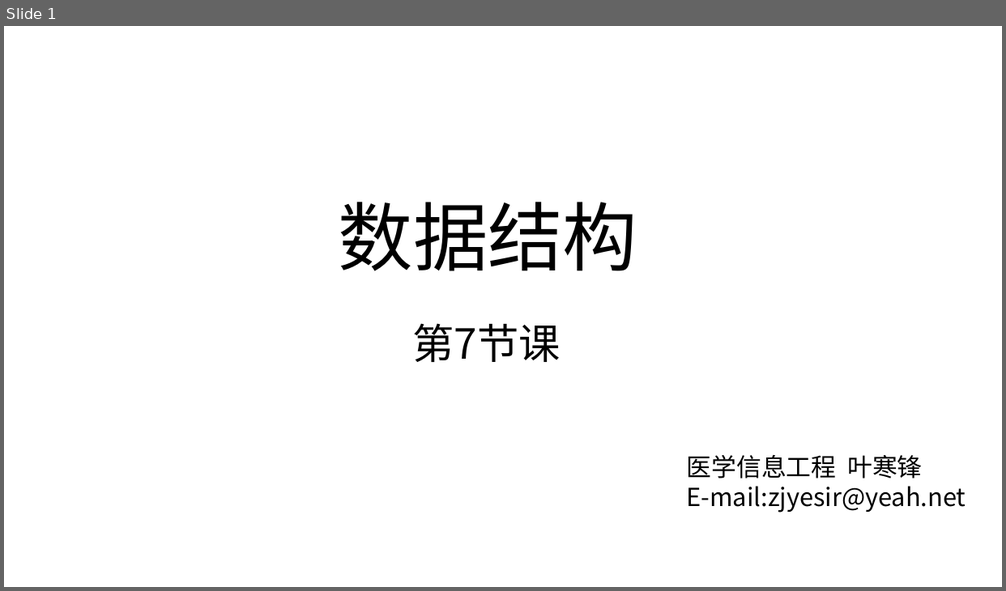
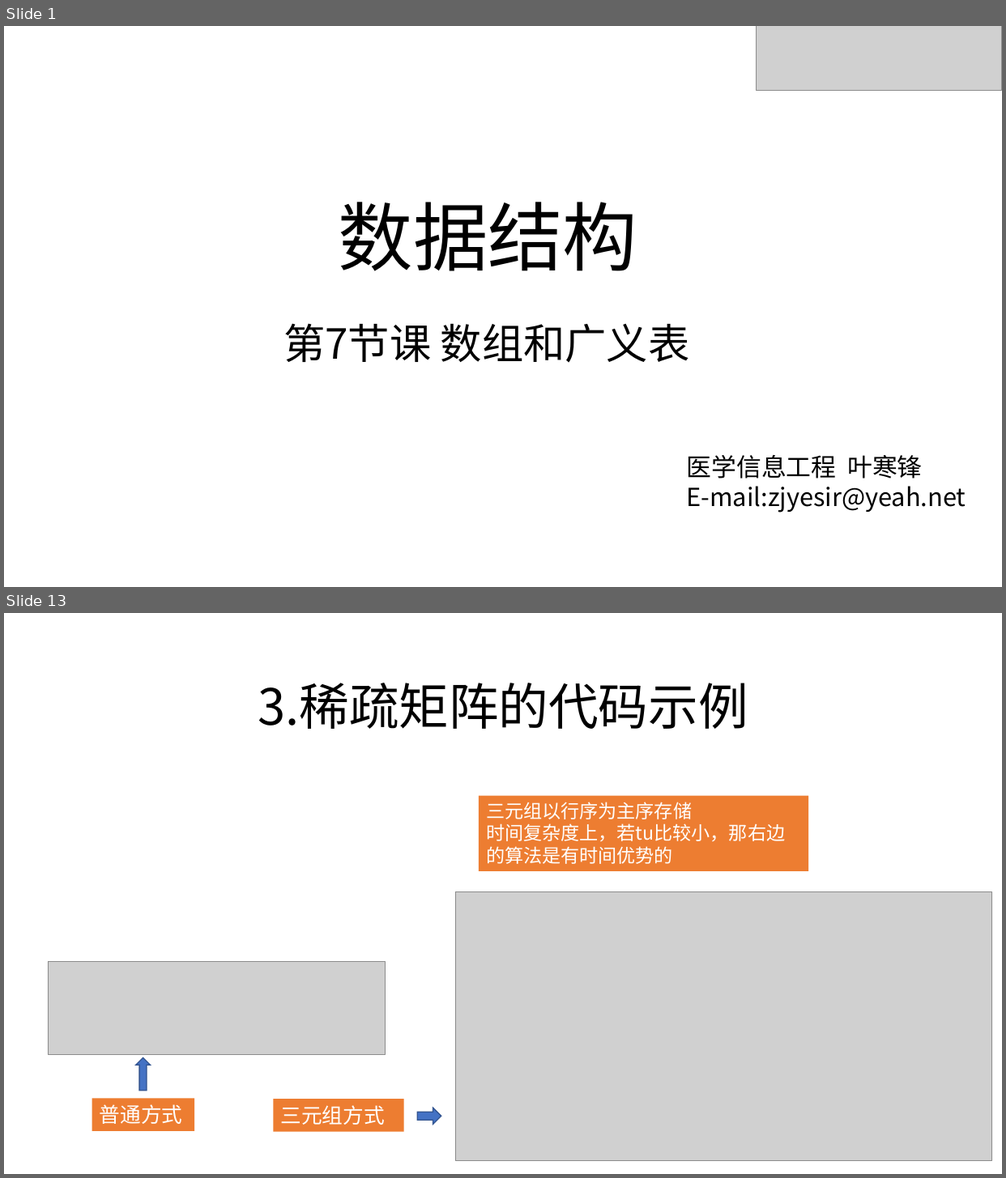
Before and after one commit to zjyesir/hmc_data_structure, a slide deck: ppt/5.数组和广义表.pptx. Shown one above the other, each under a label of ours: slide 1 before the commit, slides 1 and 13 after it; the slides between them are not shown. The pictures are 1006x591 and 1006x1178 pixels, drawn with LibreOffice and Linux fonts; fonts in the diff are those of the drawing; grey boxes stand for pictures; background and template pictures are left out. Boxes give left, top, right and bottom in pixels: in the first picture for what was removed or moved away, otherwise in the second. Text is boxed around its words. In the diff, an @@ line names an element or a change of style, - is before the commit and + after.

Commit message:
数组和线性表 ppt做完

```diff
--- a/ppt/5.数组和广义表.pptx
+++ b/ppt/5.数组和广义表.pptx
@@ slide 13 added at [4,613,1002,1174], background picture (left out) @@
@@ text added at [258,683,748,729], 48 pt, text #000000 @@
+3.稀疏矩阵的代码示例
@@ rectangle added at [479,796,809,871], fill #ED7D31, 18 pt, text #FFFFFF @@
+三元组以行序为主序存储
+时间复杂度上，若tu比较小，那右边的算法是有时间优势的
@@ picture added at [455,892,992,1161] @@
@@ picture added at [49,961,385,1054] @@
@@ up arrow added at [136,1059,150,1092], fill #4472C4, outline #325491 1 pt @@
@@ rectangle added at [92,1099,195,1131], fill #ED7D31, 20 pt, text #FFFFFF @@
+普通方式
@@ rectangle added at [274,1100,404,1132], fill #ED7D31, 20 pt, text #FFFFFF @@
+三元组方式
@@ right arrow added at [417,1109,441,1125], fill #4472C4, outline #325491 1 pt @@
@@ slide 1 changed as well @@
@@ picture added at [756,26,1002,90] @@
@@ text at [283,323,690,363]: text changed @@
-第7节课
+第7节课 数组和广义表
```
Also in this commit, not shown: 3 other slides changed, 10 other slides added, 5 slides removed, 3 other files.
